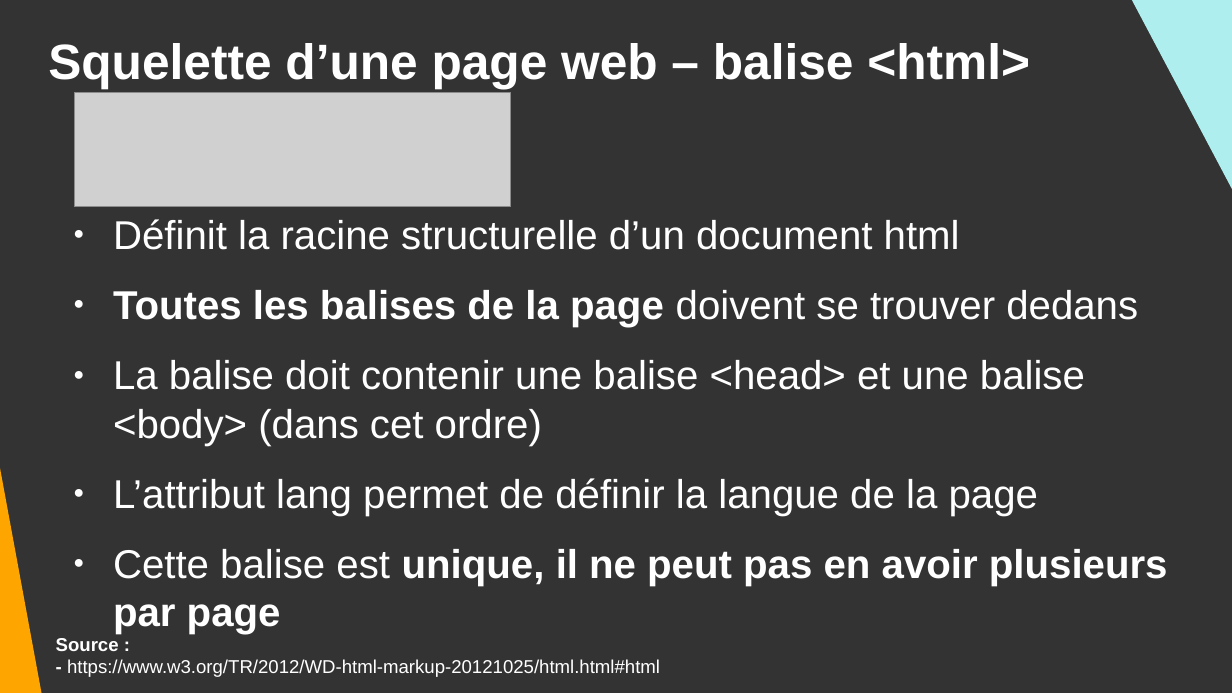
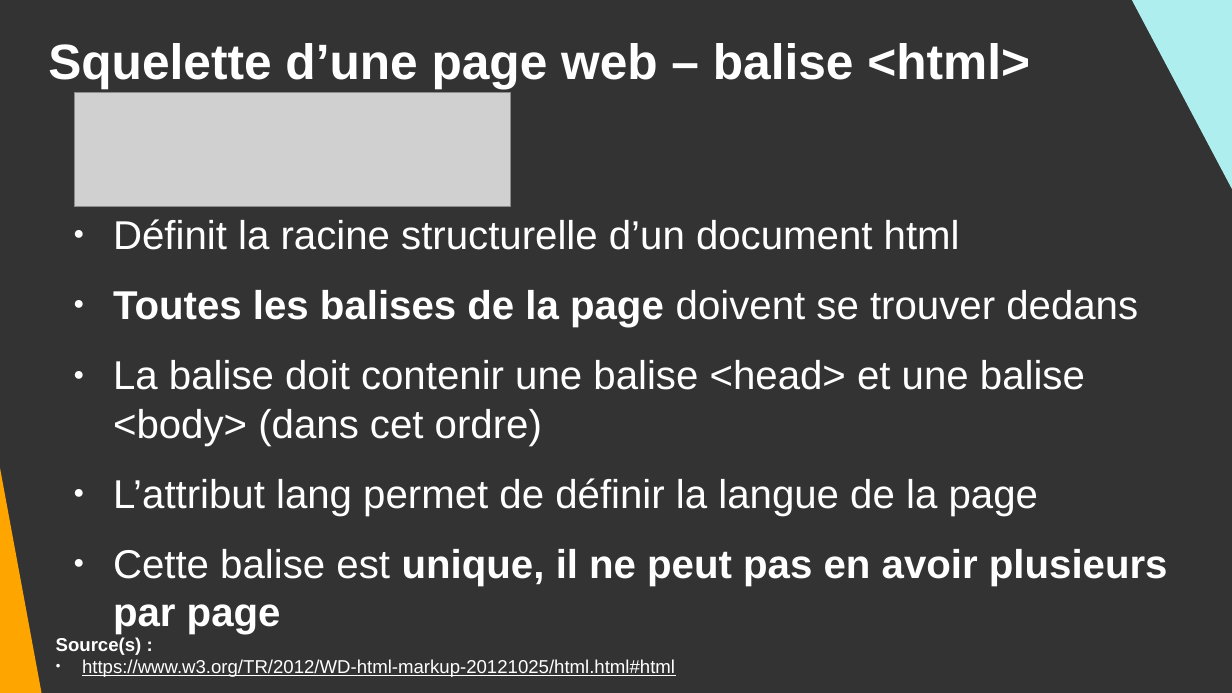
Before and after one commit to DanYellow/cours, a slide deck: slide 6 of integration-web-s1/travaux-pratiques/numero-1/presentation.odp. Drawn at 1232x693 pixels with LibreOffice and Linux fonts; fonts in the diff are those of the drawing; grey boxes stand for pictures. Boxes give left, top, right and bottom in pixels: in the first picture for what was removed or moved away, otherwise in the second. Text is boxed around its words. In the diff, an @@ line names an element or a change of style, - is before the commit and + after.

```diff
--- a/integration-web-s1/travaux-pratiques/numero-1/presentation.odp
+++ b/integration-web-s1/travaux-pratiques/numero-1/presentation.odp
@@ text at (56, 637, 675, 677): text changed @@
-Source :
-- https://www.w3.org/TR/2012/WD-html-markup-20121025/html.html#html
+Source(s) :
+● https://www.w3.org/TR/2012/WD-html-markup-20121025/html.html#html
```
Also in this commit, not shown: 10 other slides changed, 1 other file.
